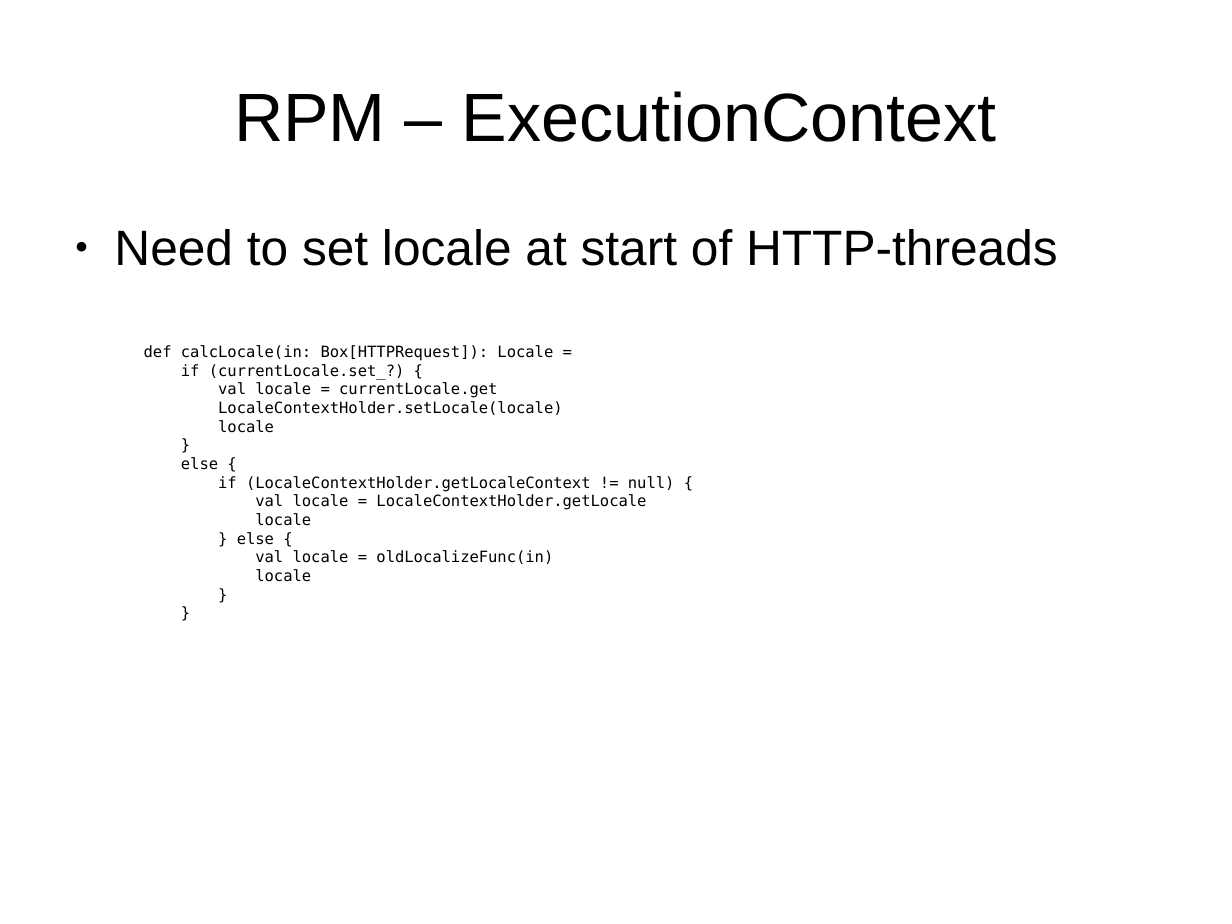
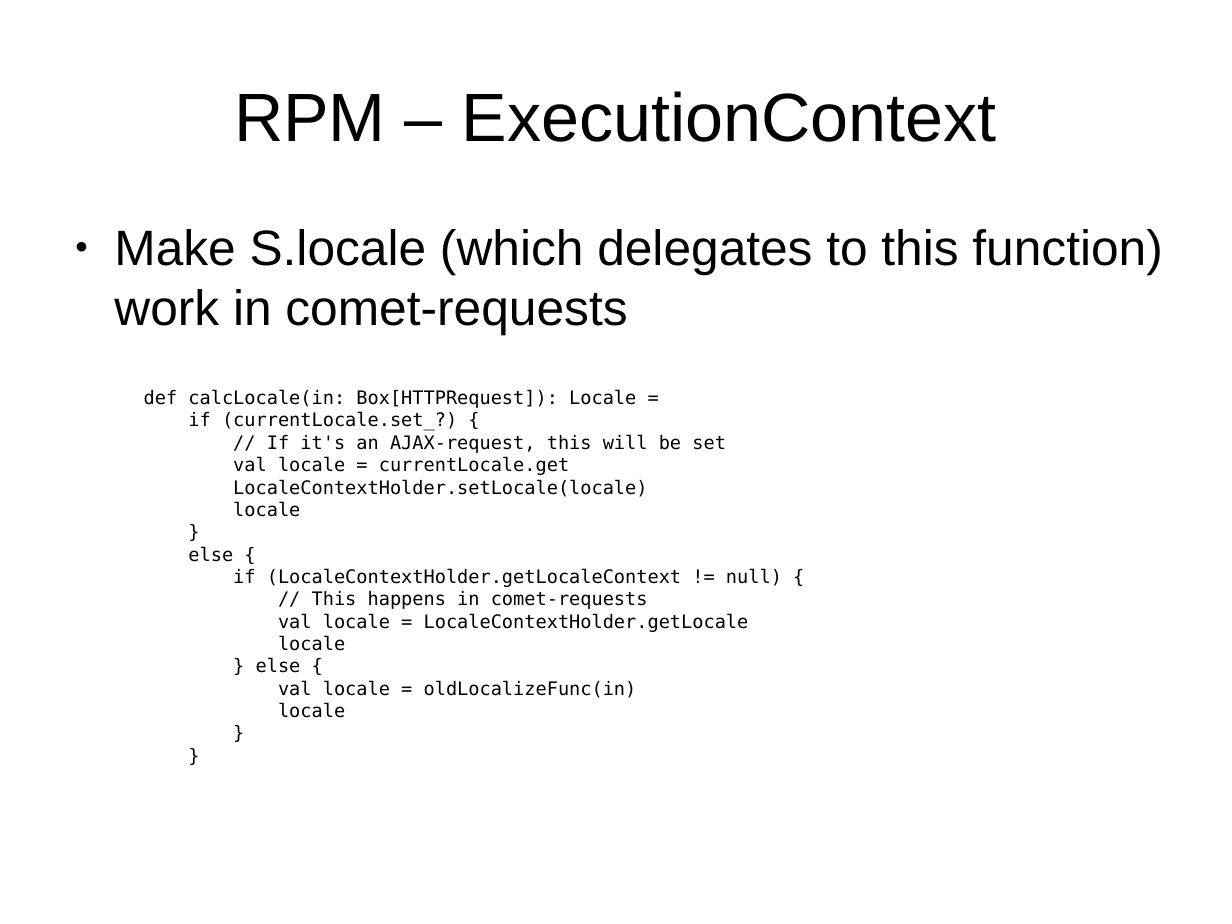
Before and after one commit to andreak/slol-2011, a slide deck: slide 34 of Scala-LiftOff-2011-lift-from-jee-perspective.odp (slide 32 before the commit). Drawn at 1232x924 pixels with LibreOffice and Linux fonts; fonts in the diff are those of the drawing. Boxes give left, top, right and bottom in pixels: in the first picture for what was removed or moved away, otherwise in the second. Text is boxed around its words. In the diff, an @@ line names an element or a change of style, - is before the commit and + after.

```diff
--- a/Scala-LiftOff-2011-lift-from-jee-perspective.odp
+++ b/Scala-LiftOff-2011-lift-from-jee-perspective.odp
@@ text at box(114, 229, 1162, 335): text changed @@
-● Need to set locale at start of HTTP-threads
+● Make S.locale (which delegates to this function) work in comet-requests
@@ text "def calcLocale(in: Box[HTTPRequest]): Locale =": place and size @@
-text "def calcLocale(in: Box[HTTPRequest]): Locale =" at box(144, 345, 675, 582)
+text "def calcLocale(in: Box[HTTPRequest]): Locale =" at box(144, 389, 782, 718)
@@ text at box(144, 389, 782, 718): size 10 to 12 pt in "def calcLocale(in: Box[HTTPRequest]): Locale =", "if (currentLocale.set_?) {", "val locale = currentLocale.get", "LocaleContextHolder.setLocale(locale)" and 11 more places @@
@@ text at box(267, 434, 726, 453): paragraph added @@
+// If it's an AJAX-request, this will be set
@@ text at box(312, 591, 648, 609): paragraph added @@
+// This happens in comet-requests
```
Also in this commit, not shown: 24 other slides changed, 6 slides added, 4 slides removed.
